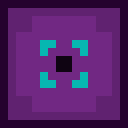
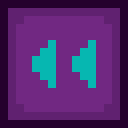
Revision of a layered 128×128 image; what changed, layer by layer:
hid "Front" over [40, 40, 88, 88]
showed "Side" over [32, 40, 96, 88]
painted on "Sides" over [16, 16, 112, 112]
